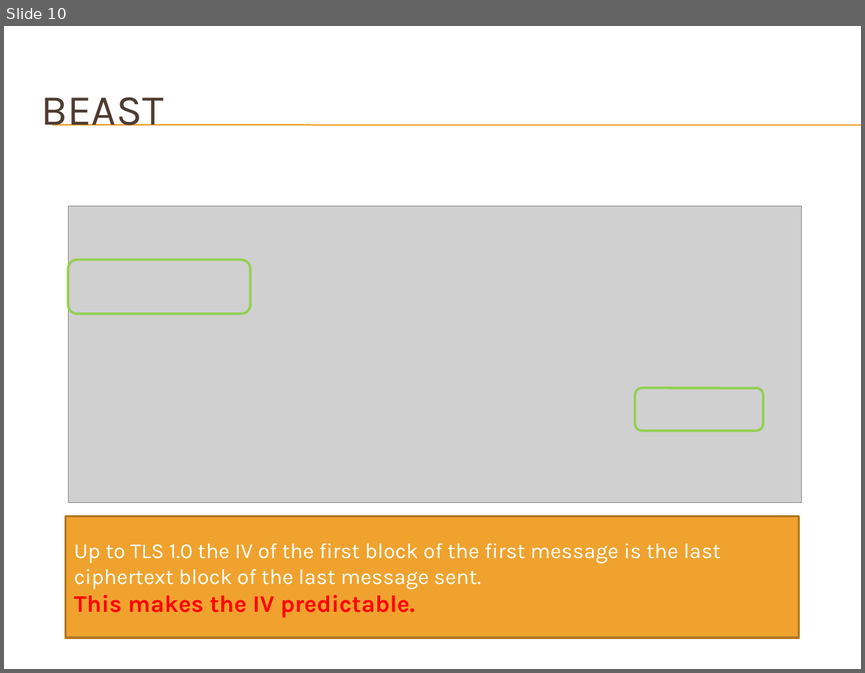
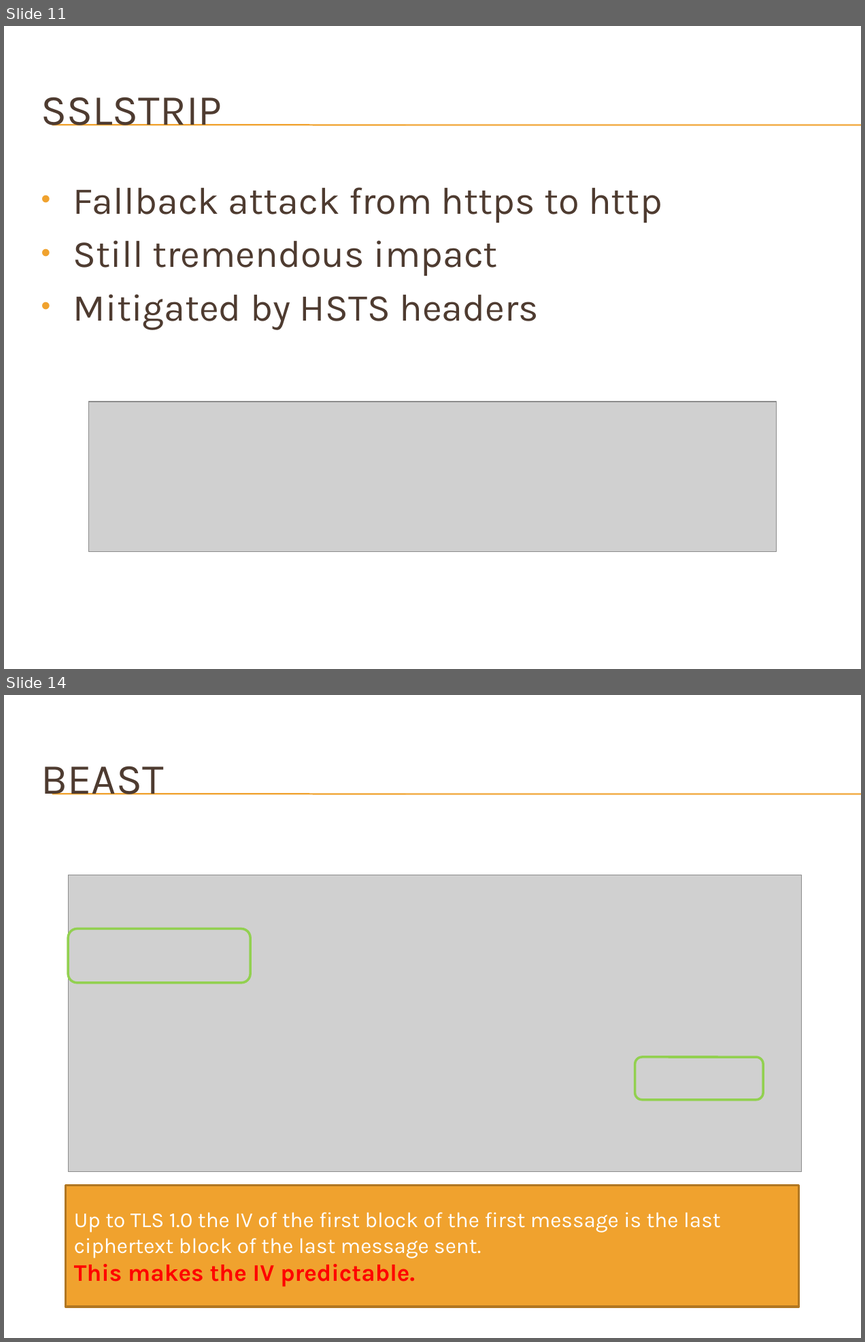
Before and after one commit to DeMaCS-UNICAL/NetworkSecurity, a slide deck: slides/SSL.pptx. Shown one above the other, each under a label of ours: slide 10 before the commit, slides 11 and 14 after it; the slides between them are not shown. The pictures are 865x673 and 865x1342 pixels, drawn with LibreOffice and Linux fonts; fonts in the diff are those of the drawing; grey boxes stand for pictures; background and template pictures are left out. Boxes give left, top, right and bottom in pixels: in the first picture for what was removed or moved away, otherwise in the second. Text is boxed around its words. In the diff, an @@ line names an element or a change of style, - is before the commit and + after.

```diff
--- a/slides/SSL.pptx
+++ b/slides/SSL.pptx
@@ slide 11 added at [4, 26, 861, 669], background picture (left out); not listed: 2 template elements that a slide beside it also shows @@
@@ title added at [41, 97, 222, 126], 36 pt, text #4E3B30 @@
+SSLSTRIP
@@ text added at [73, 187, 662, 330], 32 pt, text #4E3B30 @@
+• Fallback attack from https to http
+• Still tremendous impact
+• Mitigated by HSTS headers
@@ picture added at [89, 401, 776, 551] @@
@@ what was slide 10 is now slide 14 @@
```
Also in this commit, not shown: 1 slide changed, 3 other slides added.
